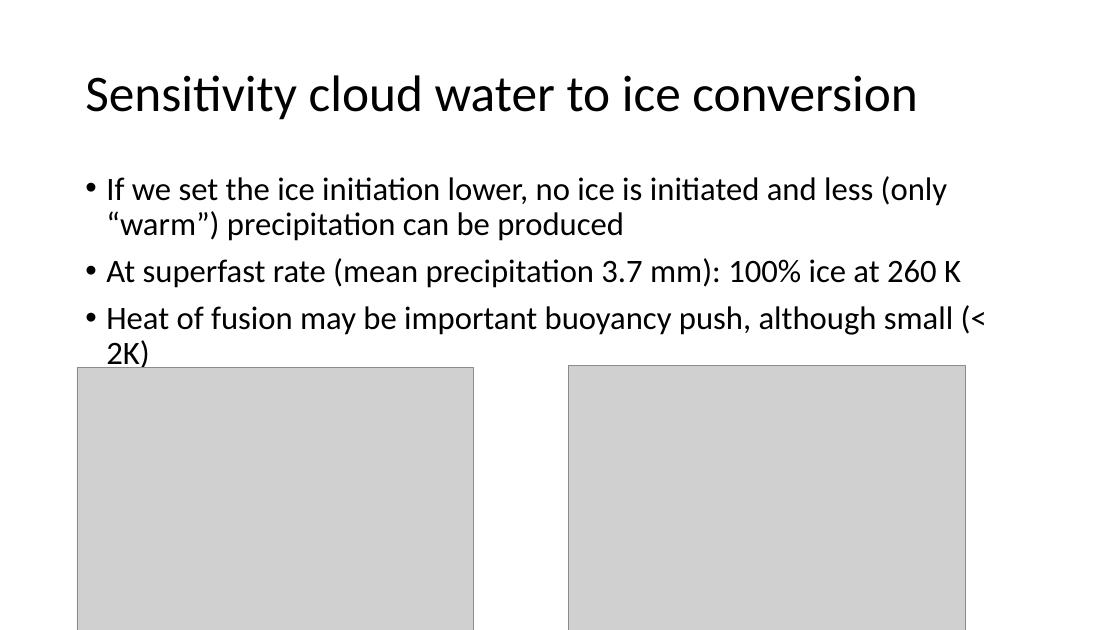
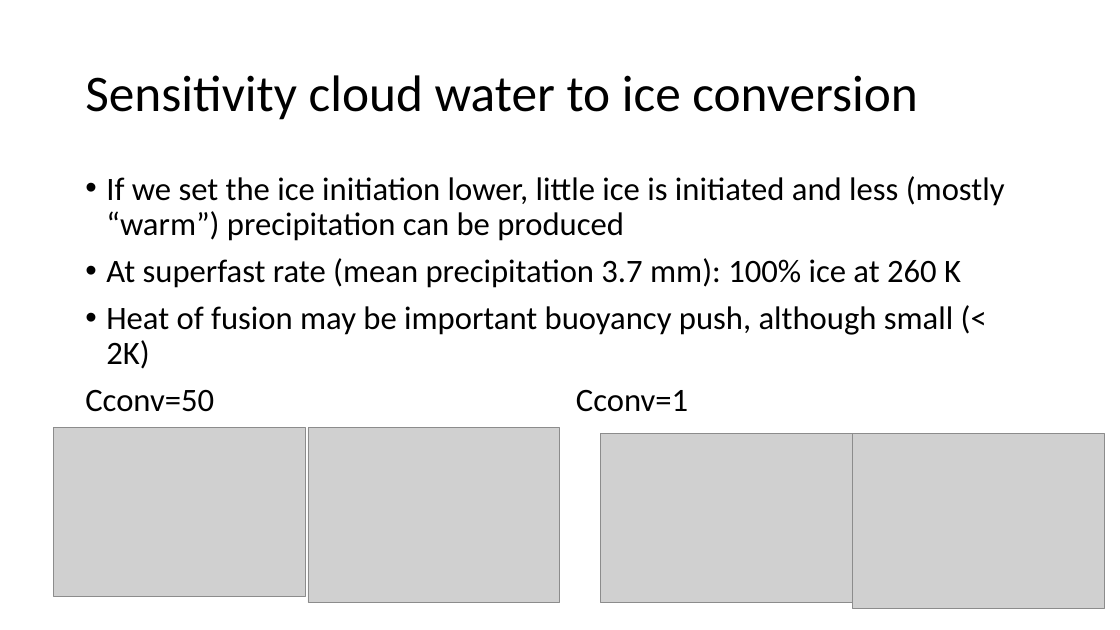
Before and after one commit to meteoNL/CloudParcelModel_SOACproject, a slide deck: slide 15 of model_representation.pptx. Drawn at 1120x630 pixels with LibreOffice and Linux fonts; fonts in the diff are those of the drawing; grey boxes stand for pictures. Boxes give left, top, right and bottom in pixels: in the first picture for what was removed or moved away, otherwise in the second. Text is boxed around its words. In the diff, an @@ line names an element or a change of style, - is before the commit and + after.

```diff
--- a/model_representation.pptx
+++ b/model_representation.pptx
@@ text at (106, 176, 1005, 241): text changed @@
-• If we set the ice initiation lower, no ice is initiated and less (only “warm”) precipitation can be produced
+• If we set the ice initiation lower, little ice is initiated and less (mostly “warm”) precipitation can be produced
@@ picture removed at (77, 368, 474, 630) @@
@@ text at (85, 389, 688, 412): paragraph added @@
+Cconv=50 Cconv=1
@@ picture removed at (569, 365, 965, 630) @@
@@ picture added at (54, 428, 306, 597) @@
@@ picture added at (308, 428, 560, 602) @@
@@ picture added at (601, 434, 853, 603) @@
@@ picture added at (853, 434, 1105, 609) @@
```
Also in this commit, not shown: 5 other slides changed, 2 other files.
